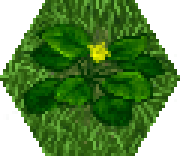
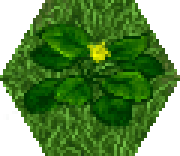
Before/after of a (180, 156) layered artwork. What changed in the layer stack:
hid "Grass3" over left=0, top=0, right=180, bottom=156
showed "Grass" over left=0, top=0, right=180, bottom=156
hid "Border" over left=0, top=0, right=180, bottom=156
